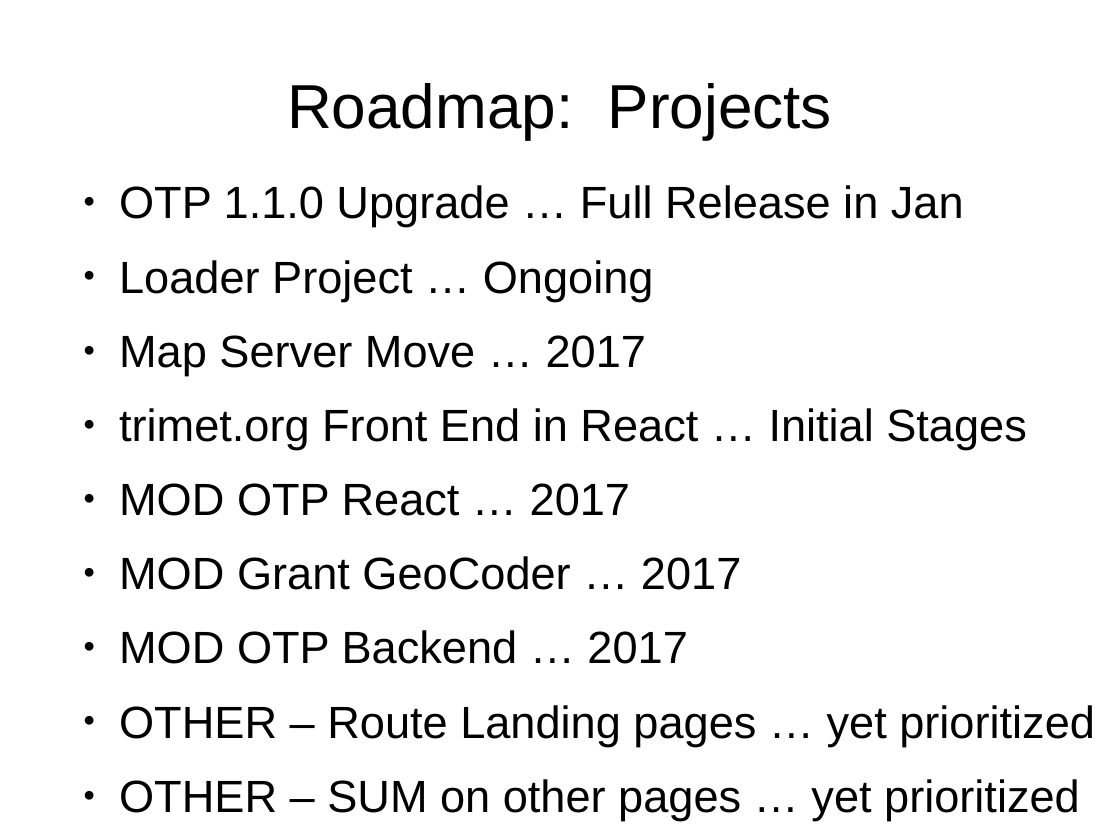
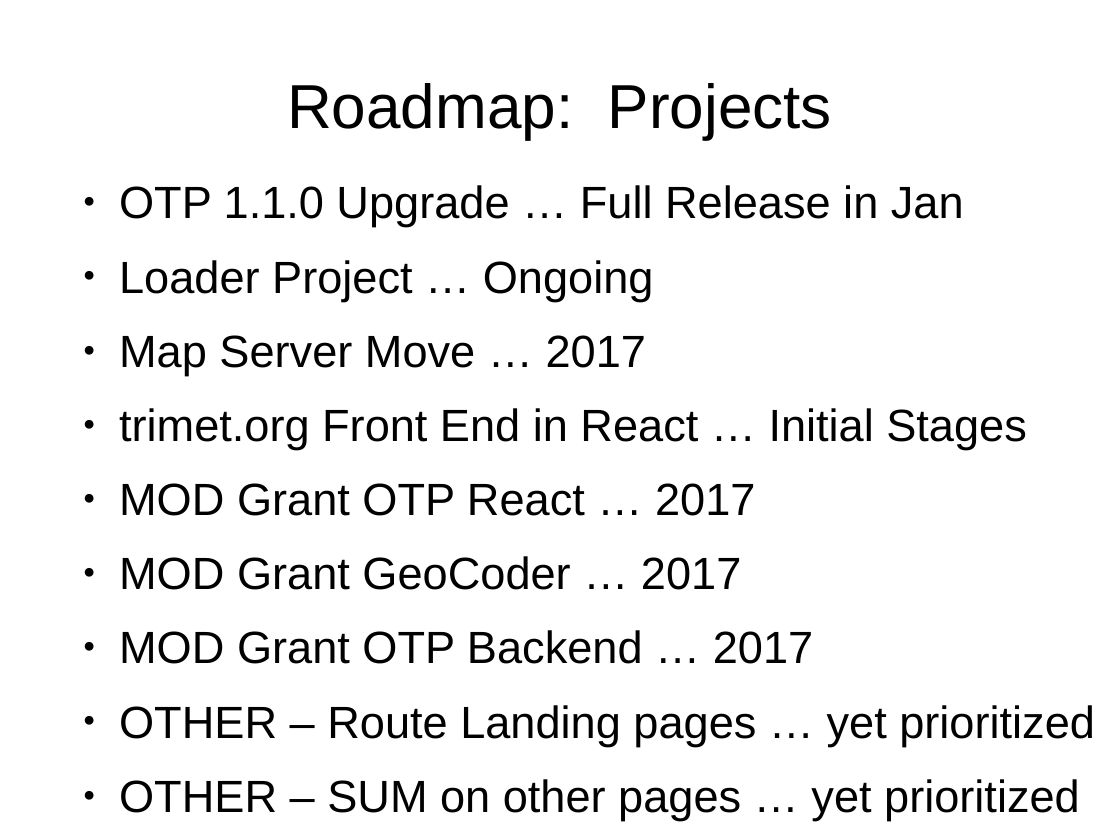
Before and after one commit to OpenTransitTools/docs, a slide deck: slide 2 of trimet/TriMet Roadmap 2017.odp. Drawn at 1120x840 pixels with LibreOffice and Linux fonts; fonts in the diff are those of the drawing. Boxes give left, top, right and bottom in pixels: in the first picture for what was removed or moved away, otherwise in the second. Text is boxed around its words. In the diff, an @@ line names an element or a change of style, - is before the commit and + after.

Commit message:
typo fixes

```diff
--- a/trimet/TriMet Roadmap 2017.odp
+++ b/trimet/TriMet Roadmap 2017.odp
@@ text at (119, 483, 755, 516): text changed @@
-● MOD OTP React … 2017
+● MOD Grant OTP React … 2017
@@ text at (119, 630, 813, 664): text changed @@
-● MOD OTP Backend … 2017
+● MOD Grant OTP Backend … 2017
```
